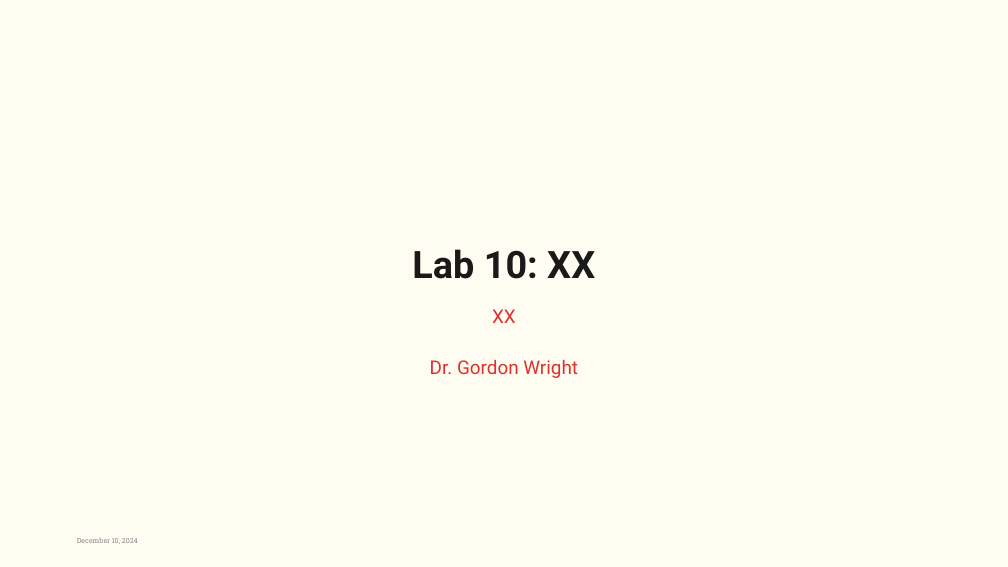
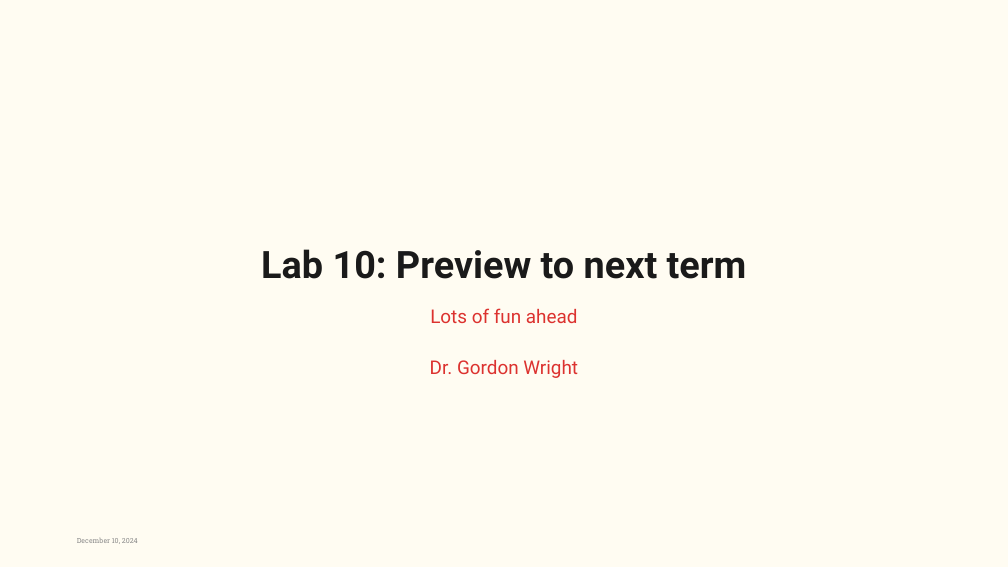
Before and after one commit to LittleMonkeyLab/PS52007Dslides, a slide deck: slide 1 of week10/lab.pptx. Drawn at 1008x567 pixels with LibreOffice and Linux fonts; fonts in the diff are those of the drawing; background and template pictures are left out. Boxes give left, top, right and bottom in pixels: in the first picture for what was removed or moved away, otherwise in the second. Text is boxed around its words. In the diff, an @@ line names an element or a change of style, - is before the commit and + after.

```diff
--- a/week10/lab.pptx
+++ b/week10/lab.pptx
@@ title at (261, 249, 747, 279): text changed @@
-Lab 10: XX
+Lab 10: Preview to next term
@@ subtitle at (430, 308, 578, 378): text changed @@
-XX
-Dr. Gordon Wright
+Lots of fun ahead
+Dr. Gordon Wright
```
Also in this commit, not shown: 4 slides added, 2 slides removed, 45 other files.
